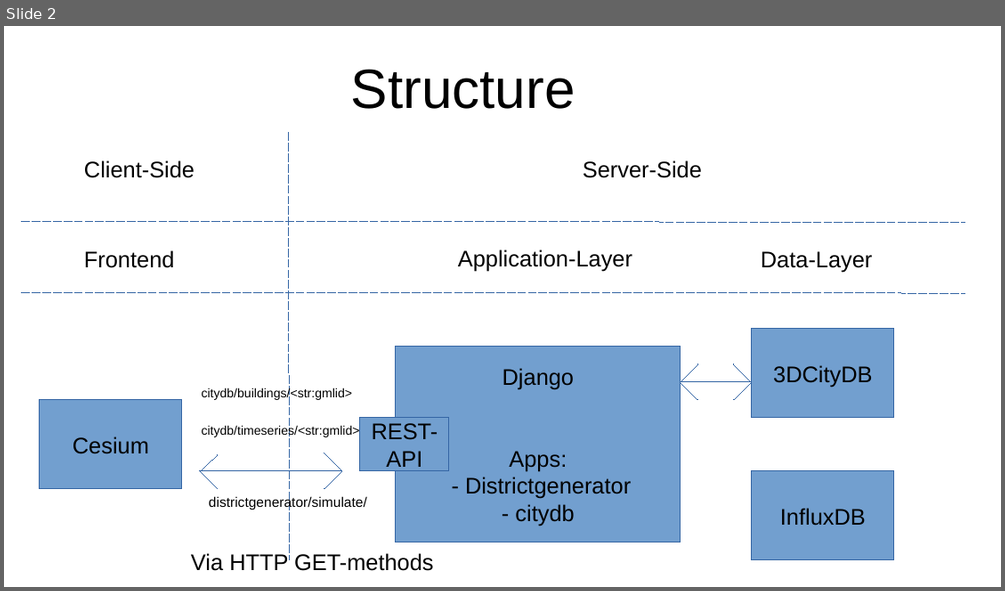
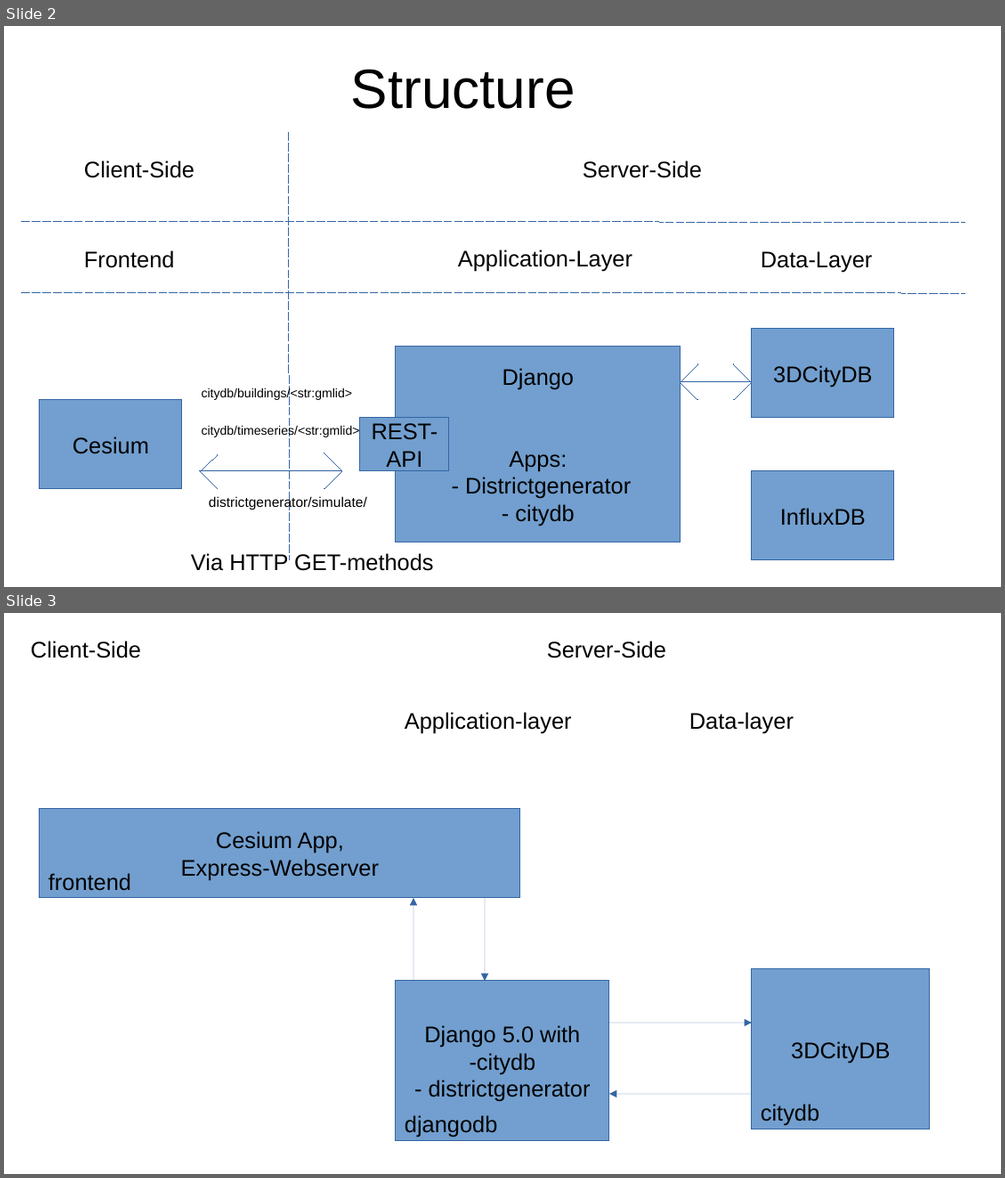
Before and after one commit to TUB-DVG/djangoCesium, a slide deck: doc/generalPresenation.odp. Shown one above the other, each under a label of ours: slide 2 before the commit, slides 2 and 3 after it. The pictures are 1005x591 and 1005x1178 pixels, drawn with LibreOffice and Linux fonts; fonts in the diff are those of the drawing. Boxes give left, top, right and bottom in pixels: in the first picture for what was removed or moved away, otherwise in the second. Text is boxed around its words. In the diff, an @@ line names an element or a change of style, - is before the commit and + after.

```diff
--- a/doc/generalPresenation.odp
+++ b/doc/generalPresenation.odp
@@ slide 3 added at <box>4,613,1001,1174</box>, background #FFFFFF @@
@@ text added at <box>31,641,141,658</box>, 18 pt, text #000000 @@
+Client-Side
@@ text added at <box>547,641,666,658</box>, 18 pt, text #000000 @@
+Server-Side
@@ text added at <box>404,712,572,733</box>, 18 pt, text #000000 @@
+Application-layer
@@ text added at <box>689,712,793,733</box>, 18 pt, text #000000 @@
+Data-layer
@@ rectangle added at <box>40,810,519,898</box>, fill #729FCF, outline #3465A4 0 pt, 18 pt, text #000000 @@
+Cesium App,
+Express-Webserver
@@ text added at <box>48,873,131,891</box>, 18 pt, text #000000 @@
+frontend
@@ arrow added from (413, 981) to (413, 898), #3465A4 0 pt @@
@@ arrow added from (485, 898) to (485, 981), #3465A4 0 pt @@
@@ rectangle added at <box>396,981,609,1142</box>, fill #729FCF, outline #3465A4 0 pt, 18 pt, text #000000 @@
+Django 5.0 with
+-citydb
+- districtgenerator
@@ rectangle added at <box>752,969,930,1129</box>, fill #729FCF, outline #3465A4 0 pt, 18 pt, text #000000 @@
+3DCityDB
@@ arrow added from (609, 1022) to (752, 1022), #3465A4 0 pt @@
@@ text added at <box>404,1115,497,1136</box>, 18 pt, text #000000 @@
+djangodb
@@ arrow added from (752, 1094) to (609, 1094), #3465A4 0 pt @@
@@ text added at <box>760,1103,819,1125</box>, 18 pt, text #000000 @@
+citydb
```
Also in this commit, not shown: 6 other slides added, 9 other files.
